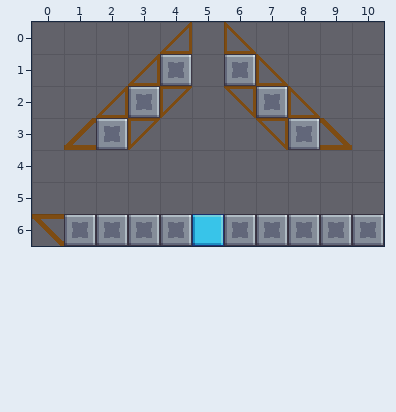
An edit to a level. Tiled map (JSON), Assets/Level_Editor/TileMap/Path_87.tmj. The first picture shows the starting point.
Cells are 32x32 px. Shown: x 0..10, y 0..6. Tiles whose own drawing changed are shown in their newer look in all pictures.
After:
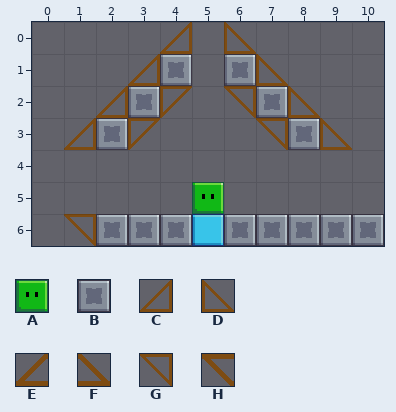
Key: from "tileSet": A 31, B 33, C 106, D 107, E 108, F 109, G 116, H 118.
_ is an empty cell, . an unchanged one.
Edits made:
--- layer "Blocks"
@@ x 1..9 @@
-3 E.......F
+3 C.......D
@@ x 0..1 @@
-6 HB
+6 _G
--- layer "Player"
@@ x 5..5 @@
-5 _
+5 A
